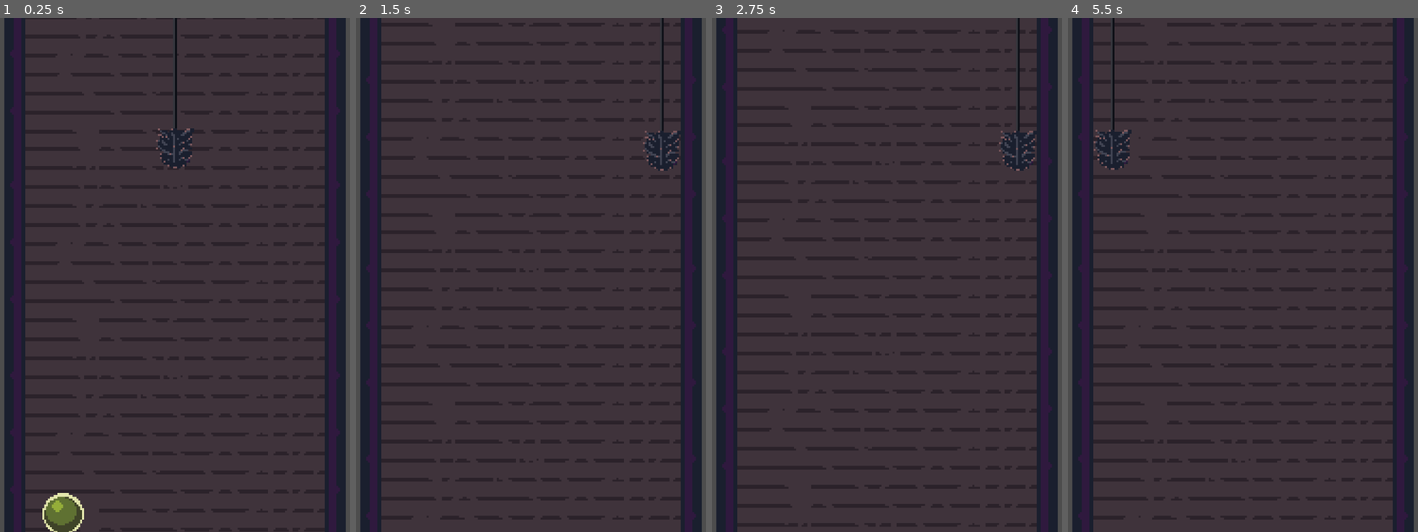
Above: before the commit, frames 1-4 (left to right).
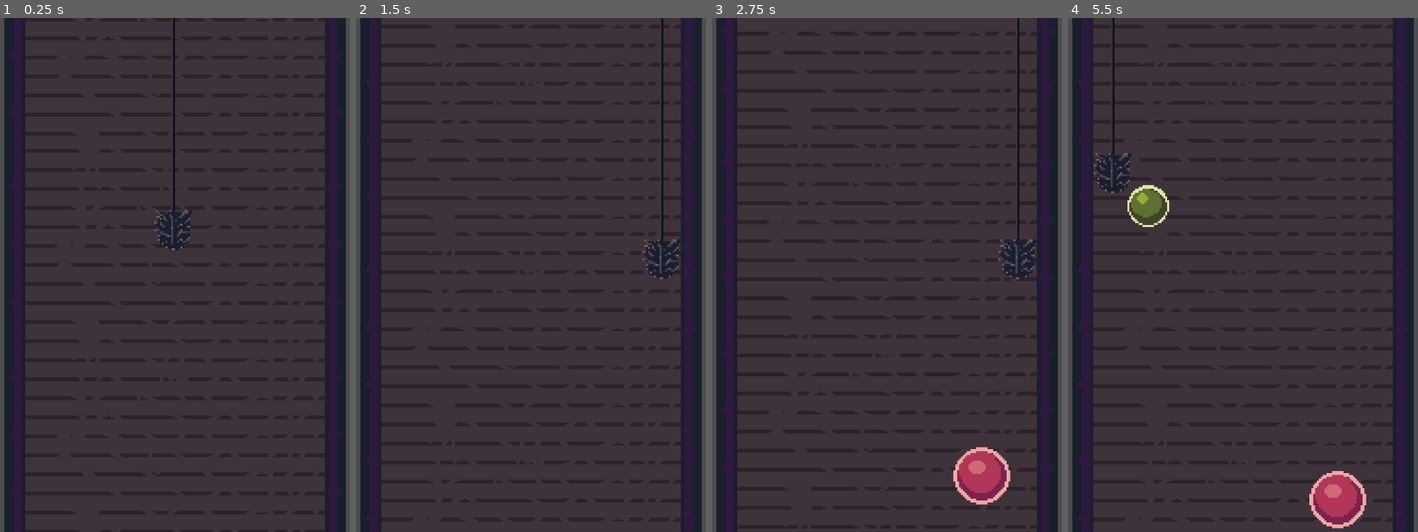
Above: after the commit, the same moments.

Repository: Ytlander/chimney-of-riches
Game: Godot game, scene res://Scenes/main.tscn
Two runs of this game, one before a commit and one after it. Both use one fixed random seed, a clock stepped at 60 frames per second and the inputs below.
Inputs:
- Up to frame 1 (0.25 s): no input
- Up to frame 2 (1.5 s): hold D (right) 0.53-1.28 s; hold S (down) from 1.28 s (still down)
- Up to frame 3 (2.75 s): tap Enter at 2 s; release S (down) at 2.03 s; hold D (right) from 2.03 s (still down)
- Up to frame 4 (5.5 s): release D (right) at 2.78 s; hold W (up) 2.78-3.53 s; hold A (left) 3.53-5.03 s; hold S (down) from 5.03 s (still down)

The runs differ from the first frame. In frame 1, 1.8% of the frame differs, in the area x 12-56%, y 0-100%; in frame 2, 0.9%; in frame 3, 2.3%; in frame 4, 2.6%, in the area x 7-86%, y 21-100%.

Commit message:
add spawner
Spawner added to the game. The main gameplay loop is now done.

Diff:
--- a/Scenes/main.tscn
+++ b/Scenes/main.tscn
@@ -2,8 +2,8 @@
 
 [ext_resource type="PackedScene" uid="uid://b5js8qs20agaq" path="res://Scenes/wall_segment.tscn" id="1_7ob5s"]
 [ext_resource type="PackedScene" uid="uid://gphfo5ll58sk" path="res://Scenes/player.tscn" id="1_lbt4y"]
-[ext_resource type="PackedScene" uid="uid://lxq5ynvhk2q5" path="res://Scenes/stone_green.tscn" id="1_m54sv"]
 [ext_resource type="Script" path="res://Scenes/wall_segment.gd" id="2_afgnd"]
+[ext_resource type="Script" path="res://Scenes/spawner_controller.gd" id="5_anlq8"]
 [ext_resource type="Script" path="res://scripts/game_manager.gd" id="5_unnun"]
 
 [sub_resource type="WorldBoundaryShape2D" id="WorldBoundaryShape2D_3vvi4"]
@@ -12,7 +12,7 @@
 [node name="Main" type="Node2D"]
 
 [node name="Camera2D" type="Camera2D" parent="."]
-position = Vector2(-2, -170)
+position = Vector2(-2, -171)
 zoom = Vector2(4, 4)
 
 [node name="PlayerBoundaries" type="Node2D" parent="."]
@@ -42,7 +42,7 @@
 shape = SubResource("WorldBoundaryShape2D_3vvi4")
 
 [node name="BoundaryBottom" type="StaticBody2D" parent="PlayerBoundaries"]
-position = Vector2(-1, -14)
+position = Vector2(-1, 42)
 rotation = 4.71236
 
 [node name="CollisionShape2D" type="CollisionShape2D" parent="PlayerBoundaries/BoundaryBottom"]
@@ -50,6 +50,7 @@
 shape = SubResource("WorldBoundaryShape2D_3vvi4")
 
 [node name="ChimneySweep" parent="." instance=ExtResource("1_lbt4y")]
+position = Vector2(-1, -200)
 
 [node name="ParallaxBackground" type="ParallaxBackground" parent="."]
 script = ExtResource("2_afgnd")
@@ -66,13 +67,23 @@
 [node name="Wall segment3" parent="ParallaxBackground/ParallaxLayer" instance=ExtResource("1_7ob5s")]
 position = Vector2(0, 399)
 
-[node name="StoneGreen" parent="." instance=ExtResource("1_m54sv")]
-position = Vector2(-59, 18)
-
 [node name="GameManager" type="Node" parent="."]
 unique_name_in_owner = true
 script = ExtResource("5_unnun")
 
 [node name="Timer" type="Timer" parent="GameManager"]
 
+[node name="Spawner" type="Node2D" parent="."]
+position = Vector2(0, 311)
+script = ExtResource("5_anlq8")
+
+[node name="SpawnPosLeft" type="Node2D" parent="Spawner"]
+position = Vector2(-50, 0)
+
+[node name="SpawnPosRight" type="Node2D" parent="Spawner"]
+position = Vector2(50, 0)
+
+[node name="Timer" type="Timer" parent="Spawner"]
+
 [connection signal="timeout" from="GameManager/Timer" to="GameManager" method="_on_timer_timeout"]
+[connection signal="timeout" from="Spawner/Timer" to="Spawner" method="_on_timer_timeout"]
--- a/Scenes/player.tscn
+++ b/Scenes/player.tscn
@@ -7,7 +7,6 @@
 height = 20.0
 
 [node name="ChimneySweep" type="CharacterBody2D" groups=["player"]]
-position = Vector2(0, -242)
 script = ExtResource("1_hwuox")
 
 [node name="Head" type="Sprite2D" parent="."]
@@ -22,6 +21,12 @@
 region_enabled = true
 region_rect = Rect2(0, 300, 20, 60)
 
+[node name="Rope2" type="Sprite2D" parent="Head"]
+position = Vector2(0, -105)
+texture = ExtResource("2_1ugev")
+region_enabled = true
+region_rect = Rect2(0, 300, 20, 60)
+
 [node name="CollisionShape2D" type="CollisionShape2D" parent="."]
 position = Vector2(0, 6)
 shape = SubResource("CapsuleShape2D_3vxka")
--- /dev/null
+++ b/Scenes/spawner_controller.gd
@@ -0,0 +1,32 @@
+extends Node2D
+
+@onready var spawn_pos_left = $SpawnPosLeft
+@onready var spawn_pos_right = $SpawnPosRight
+@onready var timer = $Timer
+
+const STONE_GREEN = preload("res://Scenes/stone_green.tscn")
+const STONE_RED = preload("res://Scenes/stone_red.tscn")
+
+var stone_array
+var position_array
+
+func _ready():
+	stone_array = [STONE_GREEN, STONE_RED]
+	position_array = [spawn_pos_left.global_position, self.global_position, spawn_pos_right.global_position]
+	spawn()
+
+func _process(delta):
+	pass
+
+func spawn():
+	print("Spawning")
+	var stone_to_spawn = stone_array.pick_random().instantiate()
+	self.add_child(stone_to_spawn)
+	stone_to_spawn.position = position_array.pick_random()
+	var random_time = randf_range(0.3, 2)
+	timer.wait_time = random_time
+	timer.start()
+
+func _on_timer_timeout():
+	if StatesAndStuff.going_down:
+		spawn()
--- a/Scenes/stone_green.tscn
+++ b/Scenes/stone_green.tscn
@@ -7,6 +7,7 @@
 
 [node name="StoneGreen" type="Area2D"]
 script = ExtResource("1_lkkn6")
+value = 10
 
 [node name="Sprite2D" type="Sprite2D" parent="."]
 texture = ExtResource("1_dijle")
--- a/Scenes/wall_segment.gd
+++ b/Scenes/wall_segment.gd
@@ -1,9 +1,8 @@
 extends ParallaxBackground
-@onready var game_manager = %GameManager
 
 # Called every frame. 'delta' is the elapsed time since the previous frame.
 func _process(delta):
-	if game_manager.going_down:
-		scroll_base_offset.y -= game_manager.speed * delta
-	if game_manager.going_down == false:
-		scroll_base_offset.y += game_manager.speed * delta
+	if StatesAndStuff.going_down:
+		scroll_base_offset.y -= StatesAndStuff.speed * delta
+	if StatesAndStuff.going_down == false:
+		scroll_base_offset.y += StatesAndStuff.speed * delta
--- a/project.godot
+++ b/project.godot
@@ -14,6 +14,10 @@
 run/main_scene="res://Scenes/main.tscn"
 config/features=PackedStringArray("4.3", "Forward Plus")
 config/icon="res://icon.svg"
+
+[autoload]
+
+StatesAndStuff="*res://scripts/states_and_stuff.gd"
 
 [display]
 
--- a/scripts/game_manager.gd
+++ b/scripts/game_manager.gd
@@ -1,11 +1,7 @@
 extends Node
 
-@export var speed = 500
 @onready var timer = $Timer
-
-var money = 0
-var going_down:bool = true
-@export var chimney_length:int = 10
+@export var chimney_length:int = 30
 
 func _ready():
 	round_start()
@@ -14,8 +10,9 @@
 	pass
 
 func _on_timer_timeout():
-	going_down = false
+	StatesAndStuff.going_down = false
 
 func round_start():
+	StatesAndStuff.going_down = true
 	timer.wait_time = chimney_length
 	timer.start()
--- /dev/null
+++ b/scripts/states_and_stuff.gd
@@ -0,0 +1,5 @@
+extends Node
+
+var going_down = true
+var money: int = 0
+var speed = 500
--- a/scripts/stone.gd
+++ b/scripts/stone.gd
@@ -1,18 +1,17 @@
 extends Area2D
-@onready var game_manager = %GameManager
 
 @export var value = 0
 
 func _physics_process(delta):
-	if game_manager.going_down:
-		position.y -= (game_manager.speed / 2) * delta
-	if game_manager.going_down == false:
-		position.y += (game_manager.speed / 2) * delta
+	if StatesAndStuff.going_down:
+		position.y -= (StatesAndStuff.speed / 2) * delta
+	if StatesAndStuff.going_down == false:
+		position.y += (StatesAndStuff.speed / 2) * delta
 
 func _on_body_entered(body):
 	if body.is_in_group("player"):
-		if game_manager.going_down:
+		if StatesAndStuff.going_down:
 			queue_free()
-		if game_manager.going_down == false:
-			game_manager.money += self.value
+		if StatesAndStuff.going_down == false:
+			StatesAndStuff.money += self.value
 			queue_free()
